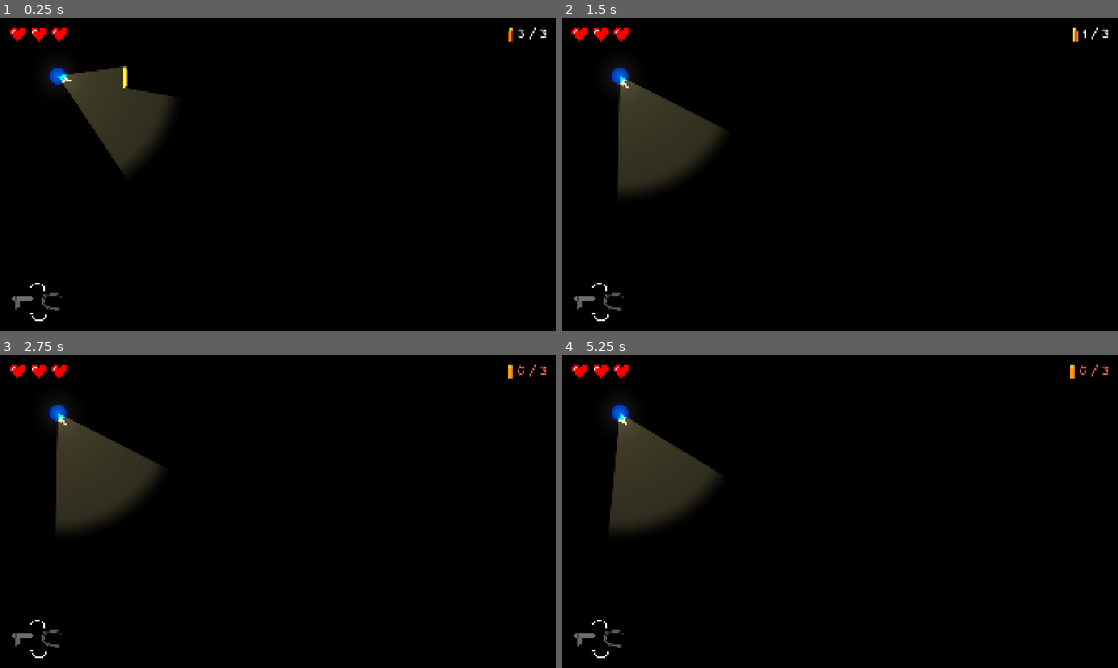
Above: before the commit, frames 1-4 (two rows, left to right).
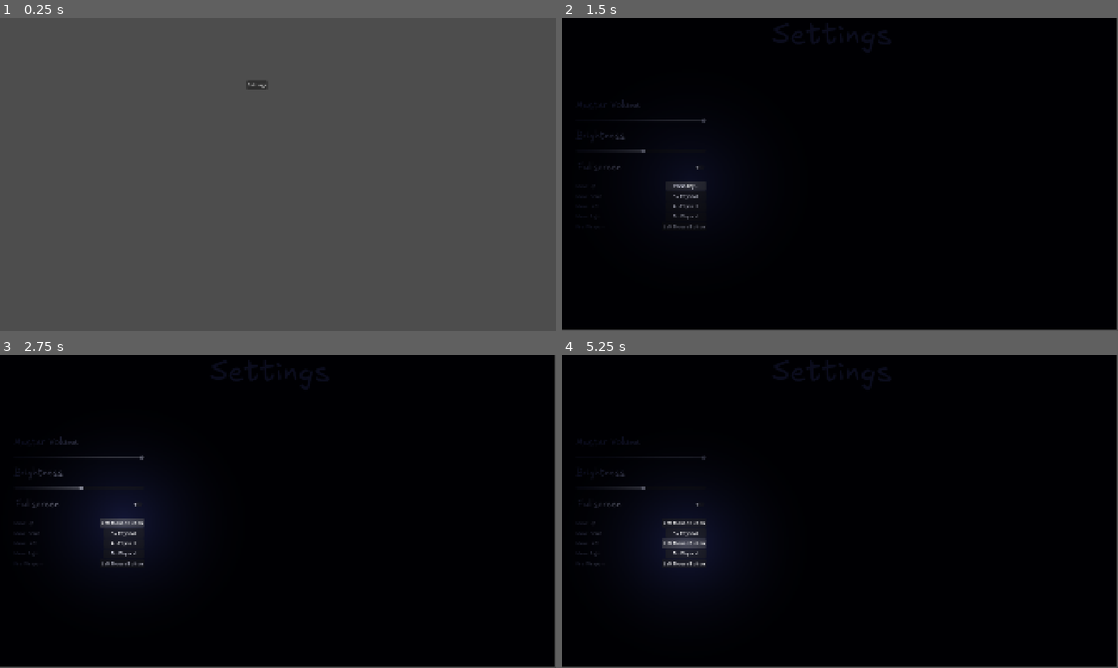
Above: after the commit, the same moments.

Repository: Catsarepro21/Game
Game: Godot game, scene res://title_screen.tscn
The game is run twice, just before and just after one commit, with the same random seed, the same clock (stepped at 60 frames per second) and the same inputs. Before the commit the project starts from res://level_1.tscn.
Inputs (mouse positions are in pixels of both pictures, inside the frame that each line leads up to):
- Up to frame 1 (0.25 s): no input
- Up to frame 2 (1.5 s): click (817, 83) at 0.5 s, where only the run after the commit has a clickable "Settings"; click (684, 187) at 1.25 s, where only the run after the commit has a clickable "W - Physical"
- Up to frame 3 (2.75 s): click (122, 524) at 2 s, where only the run after the commit has a clickable "Press key..."
- Up to frame 4 (5.25 s): click (684, 524) at 2.75 s, where only the run after the commit has a clickable "Left Mouse Button"; click (684, 533) at 3.5 s, where only the run after the commit has a clickable "S - Physical"; click (684, 542) at 4.25 s, where only the run after the commit has a clickable "A - Physical"; click (684, 542) at 5 s, where only the run after the commit has a clickable "Press key..."

The runs differ from the first frame. In frame 1, 100% of the frame differs, in the area x 0-100%, y 0-100%; in frame 2, 6.6%; in frame 3, 8.5%; in frame 4, 9.2%.

Commit message:
Updated settings

Diff:
--- a/godot-game/Scripts/player.gd
+++ b/godot-game/Scripts/player.gd
@@ -66,8 +66,6 @@
 		set_active_slot(Slot.GUN)
 	elif event.is_action_pressed("equip_spyglass"):
 		set_active_slot(Slot.SPYGLASS)
-	elif event.is_action_pressed("reload"):
-		reload()
 	elif event.is_action_pressed("fire"):
 		use_active_item(get_global_mouse_position())
 	else:
@@ -140,11 +138,6 @@
 	queue_redraw()
 	return true
 
-func reload() -> void:
-	if current_health <= 0 or active_slot != Slot.GUN or current_ammo == max_ammo or reload_remaining > 0:
-		return
-	reload_remaining = reload_duration
-
 func peek_target(target_position: Vector2) -> Vector2:
 	return global_position + (target_position - global_position).limit_length(peek_range)
 
--- /dev/null
+++ b/godot-game/Scripts/settings.gd
@@ -0,0 +1,127 @@
+extends Node2D
+
+@onready var cursor_light: PointLight2D = $"Cursor LightUp"
+@onready var volume_slider: HSlider = $VBoxContainer/VolumeSlider
+@onready var brightness_slider: HSlider = $"VBoxContainer/Brightness Slider"
+@onready var fullscreen_check: CheckButton = $"VBoxContainer/Fullscreen Check"
+@onready var keybind_list: VBoxContainer = $VBoxContainer/Keybinder
+
+
+var baseenergy: float = 1.8
+var time_passed: float = 0.0
+
+var remap_actions: Dictionary = {
+	"move_up": "Move Up",
+	"move_down": "Move Down",
+	"move_left": "Move Left",
+	"move_right": "Move Right",
+	"fire": "Fire Weapon",
+	"reload": "Reload",
+	"slot_1": "Equip Gun",
+	"slot_2": "Equip Spyglass"
+}
+
+var waiting_for_input: bool = false
+var action_to_remap: String = ""
+var active_remap_button: Button = null
+
+func _ready() -> void:
+
+	await  get_tree().process_frame
+	brightness_slider.min_value = 0.5
+	brightness_slider.max_value = 3.0
+	brightness_slider.step = 0.05
+	brightness_slider.value = baseenergy
+
+	volume_slider.min_value = -30.0
+	volume_slider.max_value = 0.0
+	volume_slider.value = AudioServer.get_bus_volume_db(0)
+
+	brightness_slider.value_changed.connect(_on_brightness_changed)
+	volume_slider.value_changed.connect(_on_volume_changed)
+
+	var current_mode = DisplayServer.window_get_mode()
+	fullscreen_check.button_pressed = (current_mode == DisplayServer.WINDOW_MODE_FULLSCREEN or current_mode == DisplayServer.WINDOW_MODE_EXCLUSIVE_FULLSCREEN)
+	fullscreen_check.toggled.connect(_on_fullscreen_toggled)
+
+	create_keybind_rows()
+
+func _process(delta: float) -> void:
+	time_passed += delta
+	cursor_light.global_position = cursor_light.global_position.lerp(get_global_mouse_position(), 12.0 * delta)
+	var flicker: float = sin(time_passed * 18.0) * 0.03 + sin(time_passed * 43.0) * 0.02
+	cursor_light.energy = baseenergy + flicker
+
+func create_keybind_rows() -> void:
+	for action in remap_actions:
+		if not InputMap.has_action(action):
+			continue
+
+		var row := HBoxContainer.new()
+
+		var label := Label.new()
+		label.text = remap_actions[action]
+		label.size_flags_horizontal = Control.SIZE_EXPAND_FILL
+
+		var button := Button.new()
+		button.custom_minimum_size = Vector2(140, 28)
+		button.text = get_action_key_name(action)
+		button.pressed.connect(_on_remap_button_pressed.bind(action, button))
+
+		row.add_child(label)
+		row.add_child(button)
+		keybind_list.add_child(row)
+
+func get_action_key_name(action: String) -> String:
+	var events := InputMap.action_get_events(action)
+	if events.is_empty():
+		return "Unbound"
+	return events[0].as_text().trim_suffix(" (Physical)")
+
+func _on_remap_button_pressed(action: String, button: Button) -> void:
+	if waiting_for_input:
+		return
+	waiting_for_input = true
+	action_to_remap = action
+	active_remap_button = button
+	button.text = "Press key..."
+	baseenergy *= 0.6
+
+func _input(event: InputEvent) -> void:
+	if not waiting_for_input:
+		return
+
+	if (event is InputEventKey or event is InputEventMouseButton) and event.pressed:
+		get_viewport().set_input_as_handled()
+
+		# Press Escape to cancel rebinding without wiping the key
+		if event is InputEventKey and event.keycode == KEY_ESCAPE:
+			active_remap_button.text = get_action_key_name(action_to_remap)
+		else:
+			InputMap.action_erase_events(action_to_remap)
+			InputMap.action_add_event(action_to_remap, event)
+			active_remap_button.text = event.as_text().trim_suffix(" (Physical)")
+
+		baseenergy /= 0.6
+		waiting_for_input = false
+		action_to_remap = ""
+		active_remap_button = null
+
+func _on_fullscreen_toggled(toggled_on: bool) -> void:
+	if toggled_on:
+		DisplayServer.window_set_mode(DisplayServer.WINDOW_MODE_FULLSCREEN)
+	else:
+		DisplayServer.window_set_mode(DisplayServer.WINDOW_MODE_WINDOWED)
+		DisplayServer.window_set_size(Vector2i(1280, 720))
+		var screen_idx = DisplayServer.window_get_current_screen()
+		var screen_rect = DisplayServer.screen_get_usable_rect(screen_idx)
+		var center_pos = screen_rect.position + (screen_rect.size / 2) - (Vector2i(1280, 720) / 2)
+		DisplayServer.window_set_position(center_pos)
+
+func _on_brightness_changed(value: float) -> void:
+	baseenergy = value
+	cursor_light.texture_scale = remap(value, 0.5, 3.0, 1.5, 3.5)
+
+func _on_volume_changed(value: float) -> void:
+	AudioServer.set_bus_volume_db(0, value)
+	AudioServer.set_bus_mute(0, value <= -29.5)
--- /dev/null
+++ b/godot-game/Scripts/title_screen.gd
@@ -0,0 +1,9 @@
+extends Node2D
+
+@onready var Settings_Button: Button = $Settings
+
+func _ready() -> void:
+	Settings_Button.pressed.connect(_on_settings_button_pressed)
+
+func _on_settings_button_pressed() -> void:
+	get_tree().change_scene_to_file("res://settings.tscn")
--- a/godot-game/project.godot
+++ b/godot-game/project.godot
@@ -11,7 +11,7 @@
 [application]
 
 config/name="Godot_Game"
-run/main_scene="res://level_1.tscn"
+run/main_scene="uid://bdkghamgx1ler"
 config/features=PackedStringArray("4.7", "GL Compatibility")
 config/icon="res://icon.svg"
 
@@ -19,8 +19,10 @@
 
 window/size/viewport_width=1920
 window/size/viewport_height=1080
+window/size/mode=3
+window/size/resizable=false
+window/size/borderless=true
 window/stretch/mode="canvas_items"
-window/stretch/aspect="expand"
 
 [input]
 
@@ -70,11 +72,6 @@
 "events": [Object(InputEventKey,"resource_local_to_scene":false,"resource_name":"","device":16,"window_id":0,"alt_press …(190 unchanged characters)…
 ]
 }
-reload={
-"deadzone": 0.2,
-"events": [Object(InputEventKey,"resource_local_to_scene":false,"resource_name":"","device":16,"window_id":0,"alt_pressed":false,"shift_pressed":false,"ctrl_pressed":false,"meta_pressed":false,"pressed":false,"keycode":0,"physical_keycode":82,"key_label":0,"unicode":0,"location":0,"echo":false,"script":null)
-]
-}
 
 [physics]
 
--- a/godot-game/settings.tscn
+++ b/godot-game/settings.tscn
@@ -1,13 +1,23 @@
 [gd_scene format=3 uid="uid://c8smlvlvgu2i2"]
 
+[ext_resource type="Script" uid="uid://y0yf8y5ouqmn" path="res://Scripts/settings.gd" id="1_3ykye"]
 [ext_resource type="FontFile" uid="uid://dm058mhtjj7lw" path="res://Assets/Excalifont-Regular.woff2" id="1_x2hje"]
+[ext_resource type="Texture2D" uid="uid://degf2ig5ptohj" path="res://Assets/flashlight_texture.tres" id="2_nkug2"]
+
+[sub_resource type="OccluderPolygon2D" id="OccluderPolygon2D_435oi"]
+closed = false
+polygon = PackedVector2Array(680, 124, 1173, 124, 1173, 138, 678, 138)
 
 [node name="Settings" type="Node2D" unique_id=1452189756]
+script = ExtResource("1_3ykye")
+
+[node name="CanvasModulate" type="CanvasModulate" parent="." unique_id=1520321382]
+color = Color(0.04238478, 0.049472794, 0.1140896, 1)
 
 [node name="ColorRect" type="ColorRect" parent="." unique_id=543968573]
 offset_right = 1916.0
 offset_bottom = 1074.0
-color = Color(0.16241848, 0.17538086, 0.31650168, 1)
+color = Color(0.04238478, 0.049472794, 0.1140896, 1)
 
 [node name="RichTextLabel" type="RichTextLabel" parent="." unique_id=1551607246]
 offset_left = 726.0
@@ -17,3 +27,50 @@
 theme_override_fonts/normal_font = ExtResource("1_x2hje")
 theme_override_font_sizes/normal_font_size = 100
 text = "Settings"
+
+[node name="Cursor LightUp" type="PointLight2D" parent="." unique_id=2116480842]
+position = Vector2(418, 522)
+scale = Vector2(3.5546873, 3.3515623)
+energy = 10.0
+shadow_enabled = true
+shadow_filter = 1
+shadow_filter_smooth = 2.0
+texture = ExtResource("2_nkug2")
+
+[node name="LightOccluder2D" type="LightOccluder2D" parent="." unique_id=795362235]
+occluder = SubResource("OccluderPolygon2D_435oi")
+
+[node name="VBoxContainer" type="VBoxContainer" parent="." unique_id=1755567627]
+offset_left = 48.0
+offset_top = 281.0
+offset_right = 498.0
+offset_bottom = 564.0
+theme_override_constants/separation = 24
+
+[node name="Volume Label" type="Label" parent="VBoxContainer" unique_id=699181752]
+layout_mode = 2
+theme_override_fonts/font = ExtResource("1_x2hje")
+theme_override_font_sizes/font_size = 32
+text = "Master Volume"
+
+[node name="VolumeSlider" type="HSlider" parent="VBoxContainer" unique_id=1266008995]
+layout_mode = 2
+
+[node name="Brightness Label" type="Label" parent="VBoxContainer" unique_id=1672089465]
+layout_mode = 2
+theme_override_fonts/font = ExtResource("1_x2hje")
+theme_override_font_sizes/font_size = 32
+text = "Brightness"
+
+[node name="Brightness Slider" type="HSlider" parent="VBoxContainer" unique_id=677534541]
+layout_mode = 2
+
+[node name="Fullscreen Check" type="CheckButton" parent="VBoxContainer" unique_id=1564499632]
+layout_mode = 2
+theme_override_fonts/font = ExtResource("1_x2hje")
+theme_override_font_sizes/font_size = 32
+button_pressed = true
+text = "Fullscreen"
+
+[node name="Keybinder" type="VBoxContainer" parent="VBoxContainer" unique_id=247653253]
+layout_mode = 2
--- /dev/null
+++ b/godot-game/title_screen.tscn
@@ -0,0 +1,13 @@
+[gd_scene format=3 uid="uid://bdkghamgx1ler"]
+
+[ext_resource type="Script" uid="uid://bkmd42fuo8t82" path="res://Scripts/title_screen.gd" id="1_v6p8y"]
+
+[node name="Title Screen" type="Node2D" unique_id=112052065]
+script = ExtResource("1_v6p8y")
+
+[node name="Settings" type="Button" parent="." unique_id=929921923]
+offset_left = 853.0
+offset_top = 215.0
+offset_right = 923.0
+offset_bottom = 246.0
+text = "Settings"
Not shown, added: godot-game/Scripts/settings.gd.uid
Not shown, added: godot-game/Scripts/title_screen.gd.uid
Not shown, added: godot-game/settings.tscn2672276156.tmp
Not shown, added: godot-game/settings.tscn3758008642.tmp
Not shown, added: godot-game/settings.tscn3770072939.tmp
